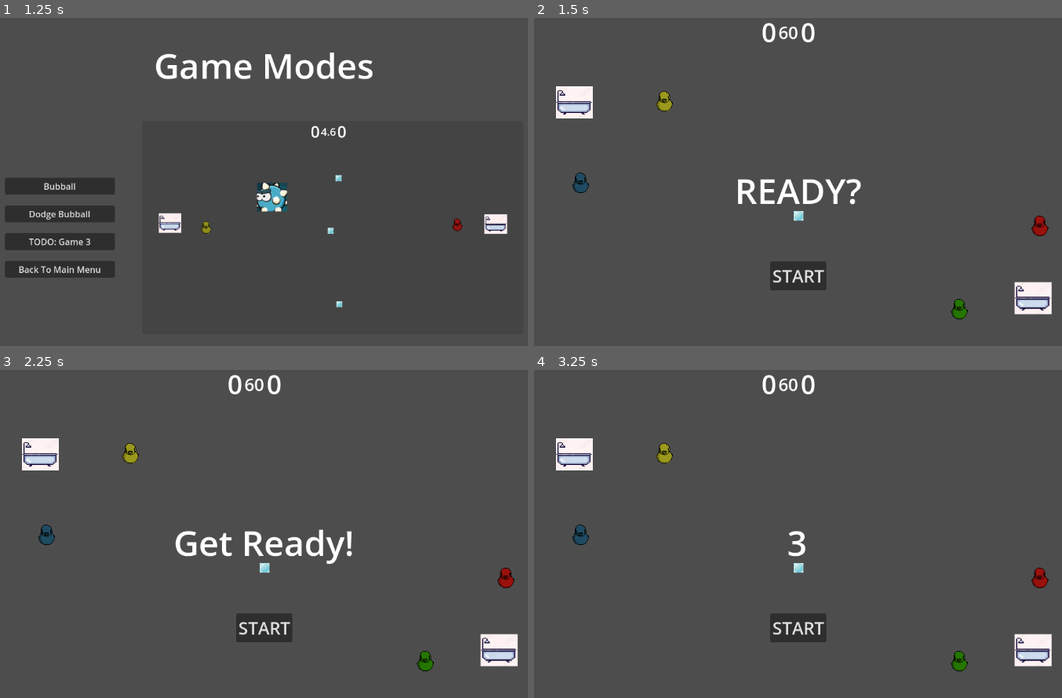
Above: before the commit, frames 1-4 (two rows, left to right).
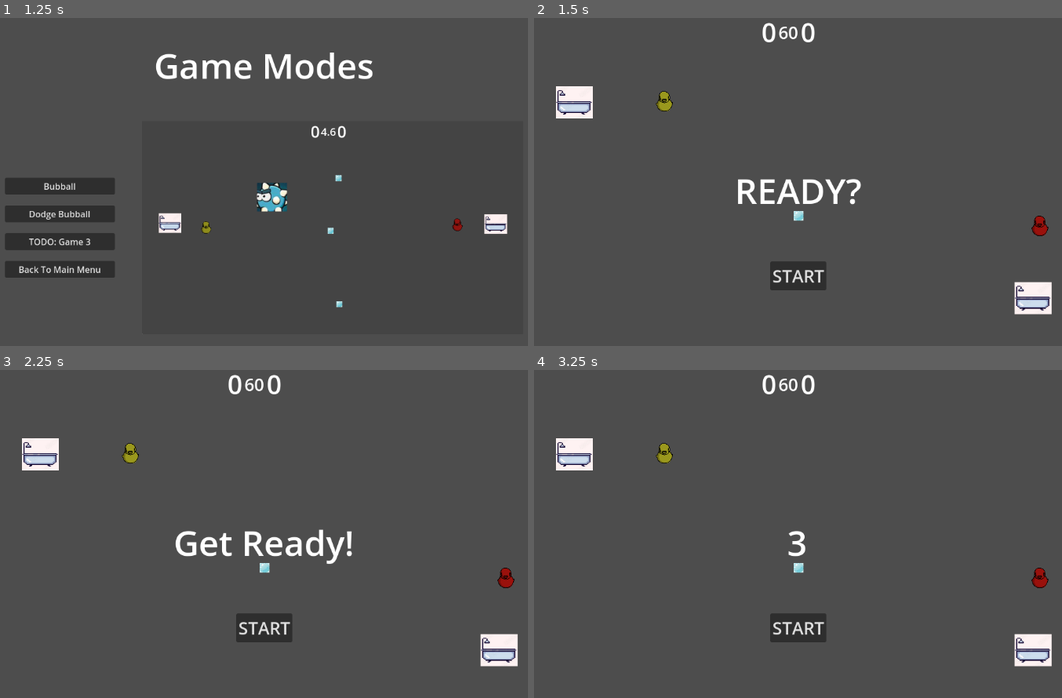
Above: after the commit, the same moments.

Repository: pmaitland/GGJ2025
Game: Godot game, scene res://scenes/MainScreen.tscn
The game is run twice, just before and just after one commit, with the same random seed, the same clock (stepped at 60 frames per second) and the same inputs.
Inputs:
- Up to frame 1 (1.25 s): click "Game Mode" at 0.5 s
- Up to frame 2 (1.5 s): click "Bubball" at 1.25 s
- Up to frame 3 (2.25 s): click "START" at 2 s
- Up to frame 4 (3.25 s): click "START" at 2.75 s

Frame 1 is identical in both runs. In frame 2, 0.3% of the frame differs, in the area x 7-83%, y 47-92%; in frame 3, 0.3%; in frame 4, 0.3%.

Commit message:
if cant control duck let him fly

Diff:
--- a/ggj25/scripts/duck.gd
+++ b/ggj25/scripts/duck.gd
@@ -38,6 +38,8 @@
 ]
 
 func _ready() -> void:
+	if (player_id >= 2 and !is_controller()):
+		queue_free()
 	sprite.texture = sprites[0]
 	sprite.modulate = COLOURS[player_id]
 	print(player_id, Input.get_joy_info(player_id), Input.get_joy_name(player_id))
